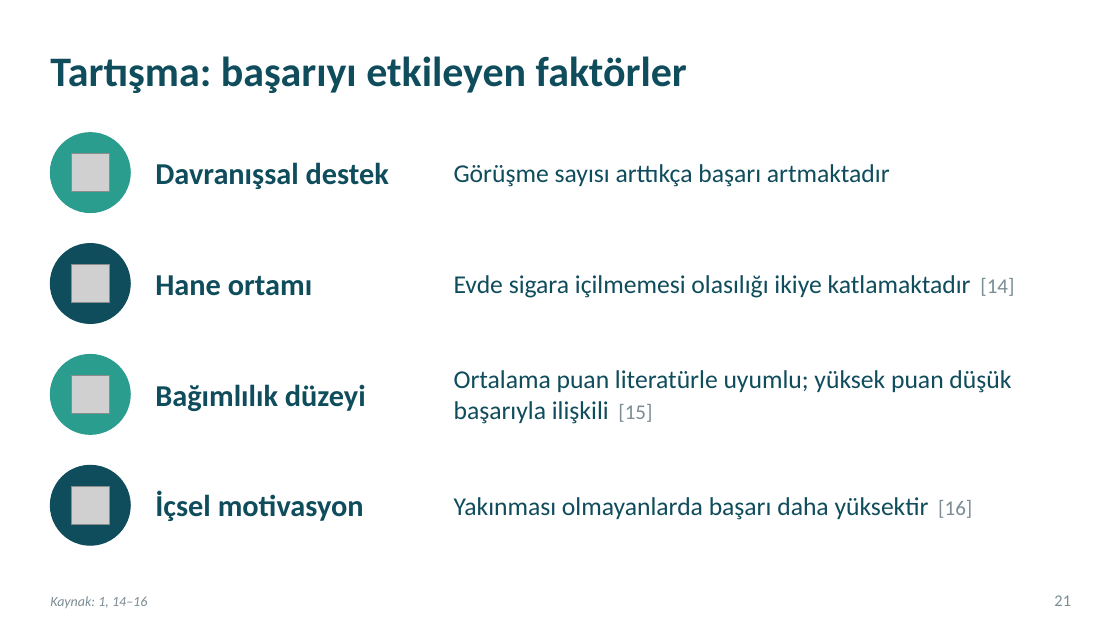
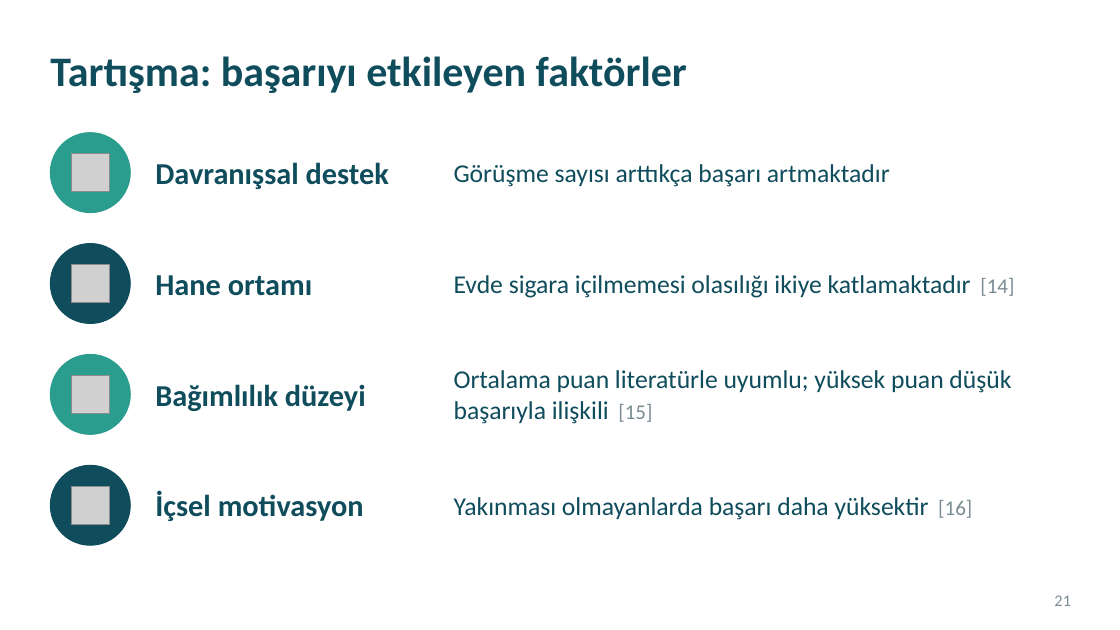
Before and after one commit to kiranahmet/Claude, a slide deck: slide 21 of Sunumlar/Makale_Sunumu_Sigara_Birakma.pptx. Drawn at 1120x630 pixels with LibreOffice and Linux fonts; fonts in the diff are those of the drawing; grey boxes stand for pictures. Boxes give left, top, right and bottom in pixels: in the first picture for what was removed or moved away, otherwise in the second. Text is boxed around its words. In the diff, an @@ line names an element or a change of style, - is before the commit and + after.

```diff
--- a/Sunumlar/Makale_Sunumu_Sigara_Birakma.pptx
+++ b/Sunumlar/Makale_Sunumu_Sigara_Birakma.pptx
@@ text removed at box(50, 596, 147, 608) @@
-Kaynak: 1, 14–16
```
Also in this commit, not shown: 23 other slides changed, 1 slide added, 1 slide removed, 2 other files.
